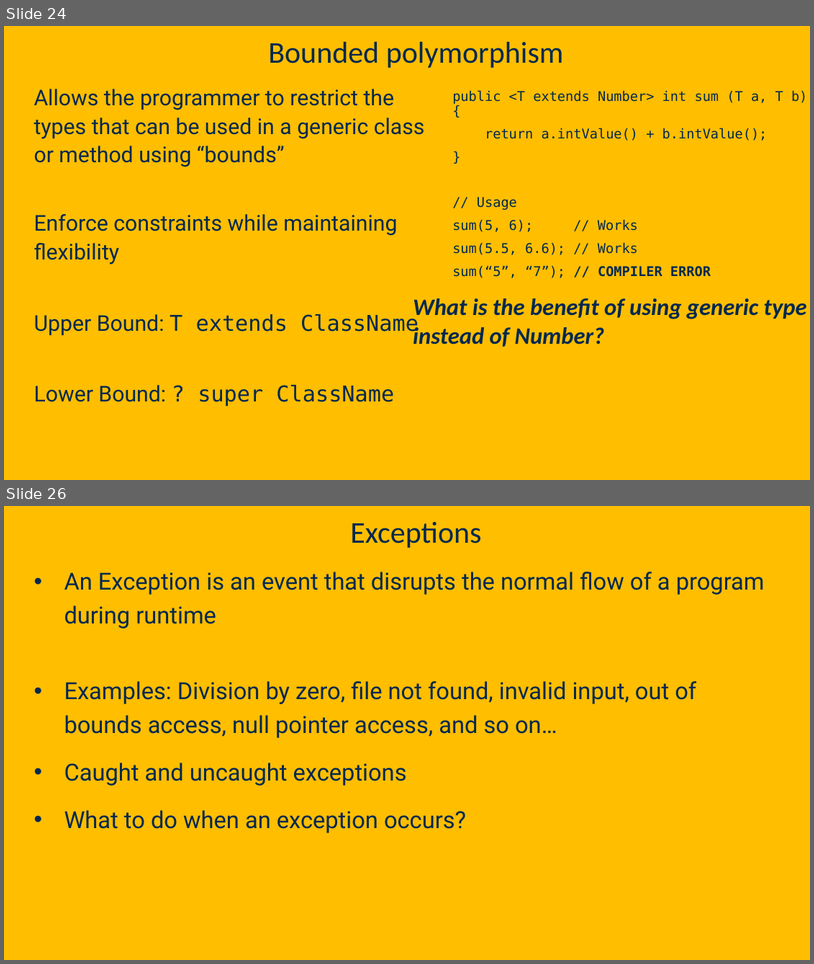
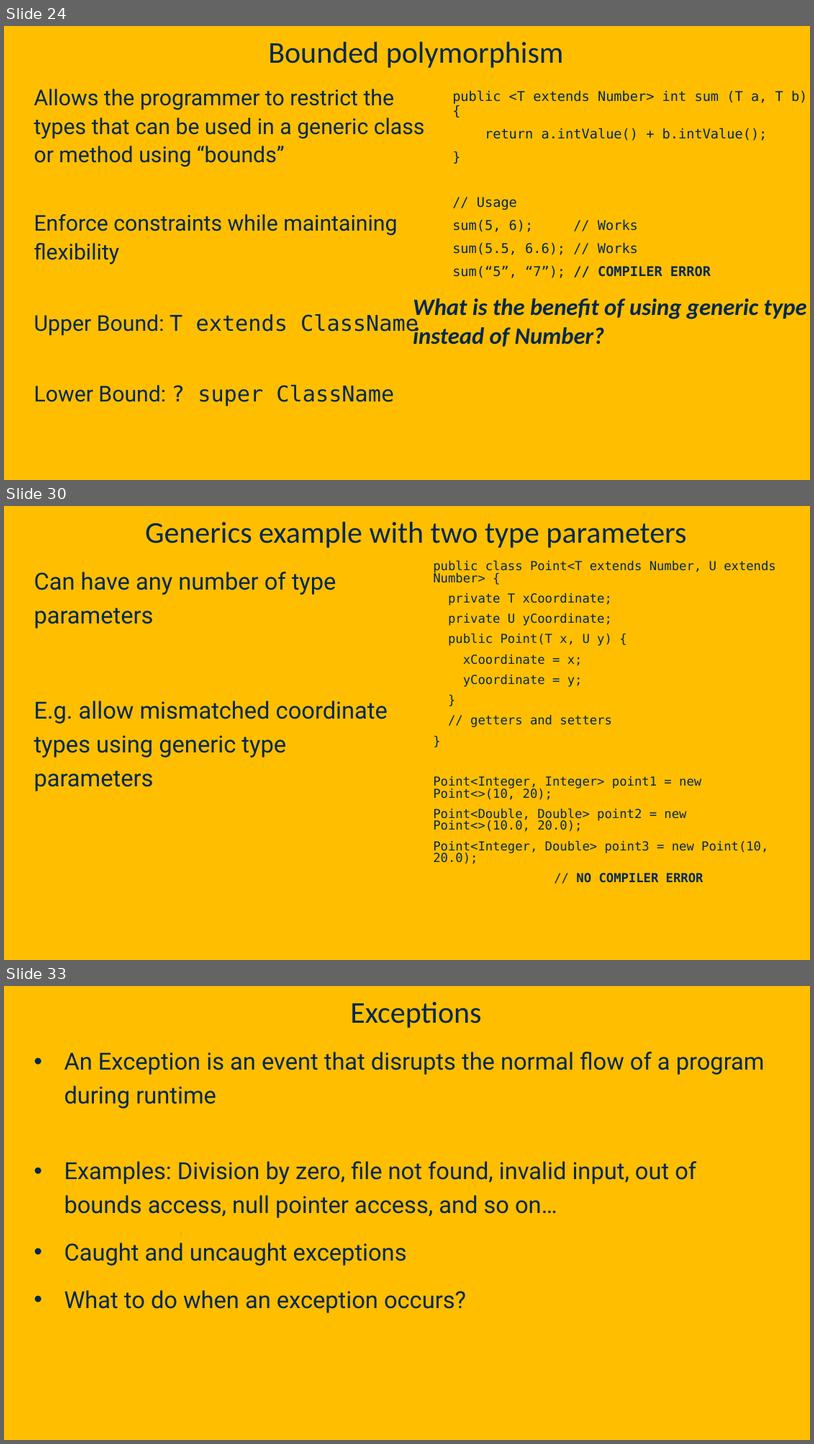
Before and after one commit to davsec-teaching/ECS160-Winter2025, a slide deck: slides/3_object_oriented_fundamentals.pptx. Shown one above the other, each under a label of ours: slides 24 and 26 before the commit, slides 24, 30 and 33 after it; the slides between them are not shown. The pictures are 814x964 and 814x1444 pixels, drawn with LibreOffice and Linux fonts; fonts in the diff are those of the drawing; background and template pictures are left out. Boxes give left, top, right and bottom in pixels: in the first picture for what was removed or moved away, otherwise in the second. Text is boxed around its words. In the diff, an @@ line names an element or a change of style, - is before the commit and + after.

```diff
--- a/slides/3_object_oriented_fundamentals.pptx
+++ b/slides/3_object_oriented_fundamentals.pptx
@@ slide 30 added at box(4, 506, 810, 960), background picture (left out) @@
@@ title added at box(145, 522, 687, 548), 36 pt, text #022850 @@
+Generics example with two type parameters
@@ text added at box(433, 561, 777, 883), 14.8 pt, text #022850 @@
+public class Point<T extends Number, U extends Number> {
+private T xCoordinate;
+private U yCoordinate;
+public Point(T x, U y) {
+xCoordinate = x;
+yCoordinate = y;
+}
+// getters and setters
+}
+Point<Integer, Integer> point1 = new Point<>(10, 20);
+Point<Double, Double> point2 = new Point<>(10.0, 20.0);
+Point<Integer, Double> point3 = new Point(10, 20.0);
+// NO COMPILER ERROR
@@ text added at box(34, 572, 388, 791), 28 pt, text #022850 @@
+Can have any number of type parameters
+E.g. allow mismatched coordinate types using generic type parameters
@@ what was slide 26 is now slide 33 @@
```
Also in this commit, not shown: 1 slide changed, 9 other slides added, 1 slide removed.
